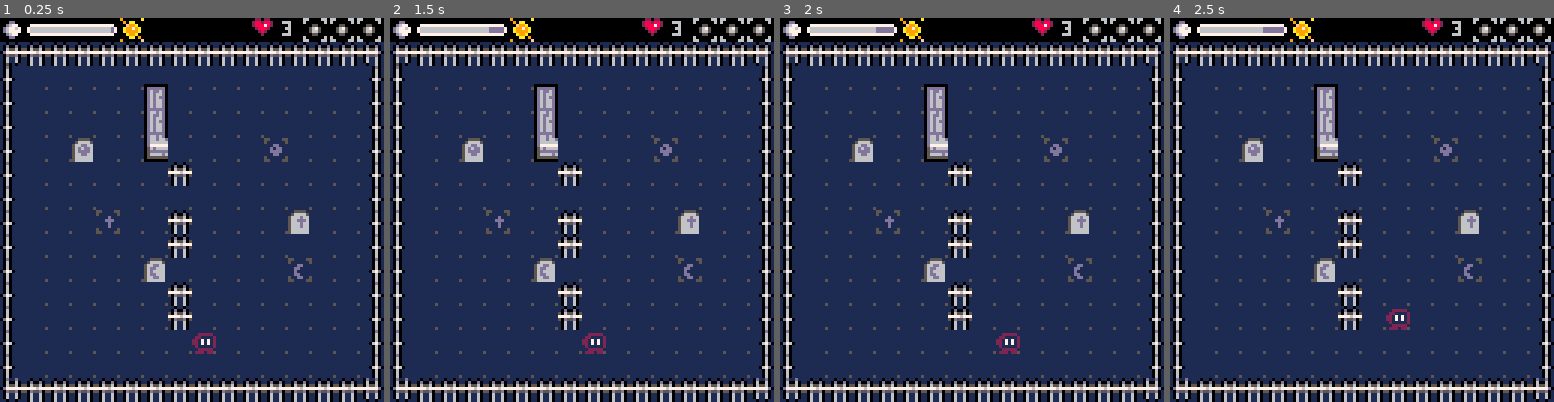
Above: before the commit, frames 1-4 (left to right).
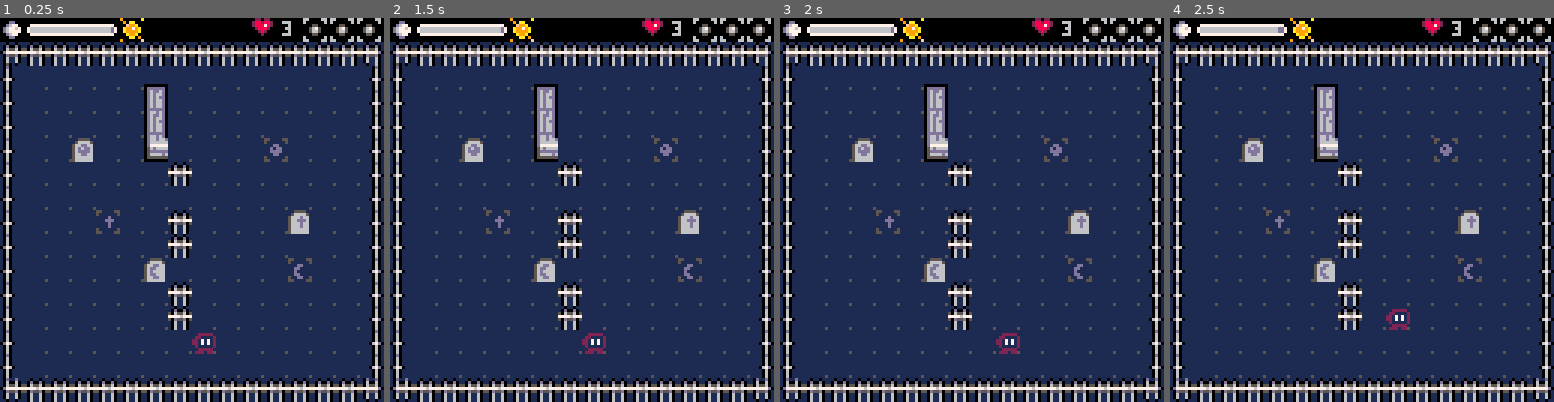
Above: after the commit, the same moments.

Repository: jeffersonrpn/turno-da-meia-noite
Game: PICO-8 cartridge midnightshift.p8
The game is run twice, just before and just after one commit, with the same random seed, the same clock (stepped at 60 frames per second) and the same inputs.
Inputs:
- Up to frame 1 (0.25 s): no input
- Up to frame 2 (1.5 s): tap X (X key) at 0.33, 1.07 s; tap O (Z key) at 0.7 s
- Up to frame 3 (2 s): hold Right from 1.6 s (still down); tap O (Z key) at 1.7 s; tap X (X key) at 1.85 s
- Up to frame 4 (2.5 s): release Right at 2.1 s; tap O (Z key) at 2.1 s; hold Up 2.15-2.42 s; hold Right from 2.47 s (still down)

Frame 1 is identical in both runs. In frame 2, less than 0.1% of the frame differs, in the area x 25-29%, y 2-4%; in frame 3, less than 0.1%; in frame 4, less than 0.1%.

Commit message:
Aplica efeito de shake quando o personagem é atingido

Diff:
--- a/midnightshift.p8
+++ b/midnightshift.p8
@@ -70,7 +70,7 @@
   {
     map_x = 0,
     map_y = 0,
-    time = 5,
+    time = 30,
     ghosts = 2,
     tombs = {
       {3, 5, 18, 5},
@@ -189,9 +189,11 @@
 
 function update_freeze()
   if p_frozen then
+    p_ani={16}
     freeze_timer -= 1
     if freeze_timer <= 0 then
       p_frozen = false
+      p_ani={16,17}
     end
   end
 end
@@ -229,7 +231,20 @@
     spr(tomb.s, tomb.x * 8 + tomb.ox, tomb.y * 8 + tomb.oy)
   end
   -- jogador
-  draw_spr(get_frame(p_ani, 8, 0), p_x * 8 + p_ox, p_y * 8 + p_oy, p_flip)
+  local shake_x = 0
+  if p_frozen then
+    if t % 8 == 1 then
+      shake_x = 1
+    else
+      shake_x = -1
+    end
+    if t % 8 < 4 then
+      pal(1, 3)
+      pal(2, 14)
+    end
+  end
+  draw_spr(get_frame(p_ani, 8, 0), p_x * 8 + p_ox + shake_x, p_y * 8 + p_oy, p_flip)
+  pal()
   -- fantasmas
   for g in all(ghosts) do
     draw_spr(get_frame(ghost_ani, 8, 0), g.x, g.y)
